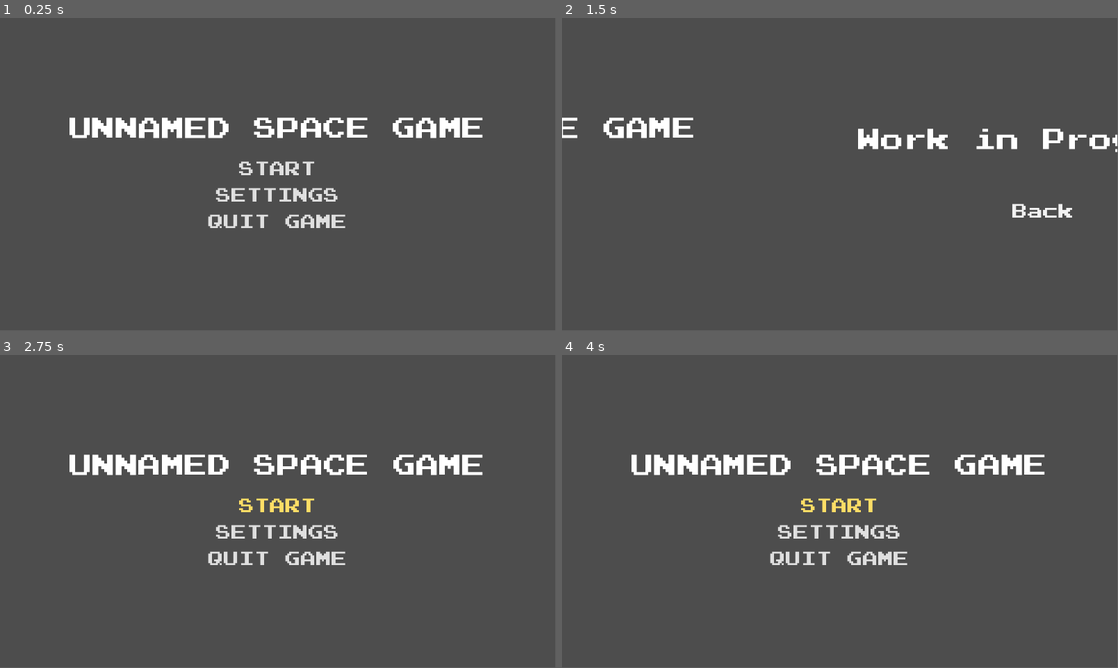
Above: before the commit, frames 1-4 (two rows, left to right).
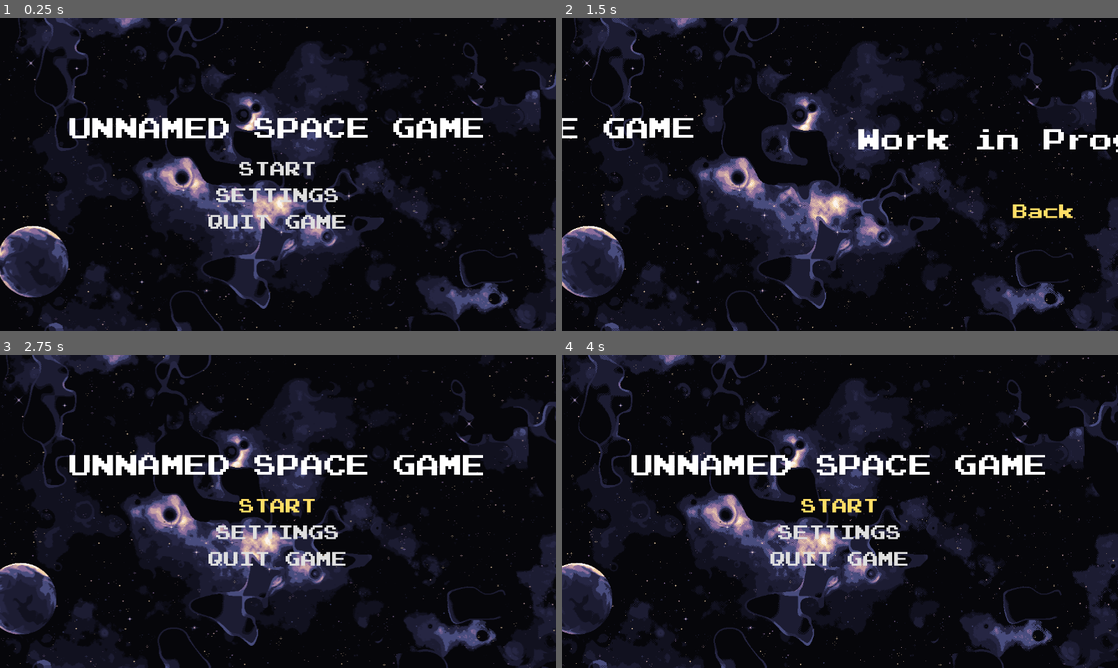
Above: after the commit, the same moments.

Repository: CS196Illinois/Group30-FA23
Game: Godot game, scene res://Scenes/menu.tscn
Two runs of this game, one before a commit and one after it. Both use one fixed random seed, a clock stepped at 60 frames per second and the inputs below.
Inputs:
- Up to frame 1 (0.25 s): no input
- Up to frame 2 (1.5 s): click "SETTINGS" at 0.5 s; click "Back" at 1.25 s
- Up to frame 3 (2.75 s): click "START" at 2 s
- Up to frame 4 (4 s): click "START" at 2.75 s; click "START" at 3.5 s
The window is 799x449 before the commit and 800x450 after it. Grey fills any space a smaller window leaves; there, only what the larger window draws over its background counts as a difference.

The runs differ from the first frame. In frame 1, 96% of the frame differs, in the area x 0-100%, y 0-100%; in frame 2, 98%; in frame 3, 96%; in frame 4, 97%.

Commit message:
Menu Updates
Yes

Diff:
--- a/Project/Scenes/blackholeAlternate.tscn
+++ b/Project/Scenes/blackholeAlternate.tscn
@@ -4,7 +4,7 @@
 [ext_resource type="Script" path="res://Scripts/rotate.gd" id="2_bvr7k"]
 [ext_resource type="Script" path="res://Scripts/deathzone.gd" id="3_v0ykc"]
 [ext_resource type="Texture2D" uid="uid://b1akhyfoi2dib" path="res://Resources/hazard.png" id="4_wh6mo"]
-[ext_resource type="Script" path="res://rotateslow.gd" id="5_s06o3"]
+[ext_resource type="Script" path="res://Scripts/rotateslow.gd" id="5_k7ros"]
 
 [sub_resource type="CircleShape2D" id="CircleShape2D_yc5as"]
 
@@ -39,6 +39,6 @@
 position = Vector2(1.33333, 0.299997)
 scale = Vector2(0.158118, 0.157849)
 texture = ExtResource("4_wh6mo")
-script = ExtResource("5_s06o3")
+script = ExtResource("5_k7ros")
 
 [connection signal="body_entered" from="field/deathzone" to="field/deathzone" method="_on_body_entered"]
--- a/Project/Scenes/menu.tscn
+++ b/Project/Scenes/menu.tscn
@@ -1,7 +1,10 @@
-[gd_scene load_steps=7 format=3 uid="uid://cgb23c7lbjt27"]
+[gd_scene load_steps=10 format=3 uid="uid://cgb23c7lbjt27"]
 
 [ext_resource type="Script" path="res://Scripts/menuroot.gd" id="1_p8w5k"]
 [ext_resource type="FontFile" uid="uid://dmfk1ewsy5bpq" path="res://Resources/PressStart2P.ttf" id="1_py7nv"]
+[ext_resource type="Script" path="res://Scripts/background.gd" id="3_fkact"]
+[ext_resource type="Texture2D" uid="uid://bfuwuxxos1u7o" path="res://Resources/menubackground.png" id="3_mmmgp"]
+[ext_resource type="AudioStream" uid="uid://bqkfvlw7vdf8c" path="res://Resources/button-124476.mp3" id="4_50l2j"]
 
 [sub_resource type="StyleBoxEmpty" id="StyleBoxEmpty_t8dlw"]
 
@@ -128,6 +131,8 @@
 
 [node name="back" type="Button" parent="menuroot/settingsmenu/center/vertical"]
 layout_mode = 2
+theme_override_colors/font_pressed_color = Color(0.701961, 0.917647, 1, 1)
+theme_override_colors/font_hover_color = Color(1, 0.870588, 0.4, 1)
 theme_override_fonts/font = ExtResource("1_py7nv")
 theme_override_font_sizes/font_size = 32
 theme_override_styles/normal = SubResource("StyleBoxEmpty_kblig")
@@ -137,6 +142,20 @@
 theme_override_styles/focus = SubResource("StyleBoxEmpty_kblig")
 text = "Back"
 
+[node name="ParallaxBackground" type="ParallaxBackground" parent="menuroot"]
+scroll_limit_end = Vector2(2304, 0)
+script = ExtResource("3_fkact")
+
+[node name="ParallaxLayer" type="ParallaxLayer" parent="menuroot/ParallaxBackground"]
+
+[node name="background" type="Sprite2D" parent="menuroot/ParallaxBackground/ParallaxLayer"]
+position = Vector2(1152, 324)
+texture = ExtResource("3_mmmgp")
+
+[node name="click" type="AudioStreamPlayer" parent="."]
+stream = ExtResource("4_50l2j")
+
+[connection signal="pressed" from="menuroot/mainmenu/center/vertical/start" to="menuroot" method="_on_start_pressed"]
 [connection signal="pressed" from="menuroot/mainmenu/center/vertical/settings" to="menuroot" method="_on_settings_pressed"]
 [connection signal="pressed" from="menuroot/mainmenu/center/vertical/exit" to="menuroot" method="_on_exit_pressed"]
 [connection signal="pressed" from="menuroot/settingsmenu/center/vertical/back" to="menuroot" method="_on_back_pressed"]
--- a/Project/Scenes/test.tscn
+++ b/Project/Scenes/test.tscn
@@ -1,10 +1,10 @@
 [gd_scene load_steps=7 format=3 uid="uid://crc2agcausw01"]
 
 [ext_resource type="Texture2D" uid="uid://j06g6a7uy5ls" path="res://Resources/guy.png" id="1_085gi"]
-[ext_resource type="Script" path="res://Scenes/RigidBody2D.gd" id="1_43372"]
 [ext_resource type="PackedScene" uid="uid://dfl6f241br40i" path="res://Scenes/blackholeAlternate.tscn" id="1_n4w71"]
+[ext_resource type="Script" path="res://Scripts/RigidBody2D.gd" id="1_od7u3"]
 [ext_resource type="PackedScene" uid="uid://dt7tfujwwv6o5" path="res://Scenes/blackhole.tscn" id="2_bq4ve"]
-[ext_resource type="Script" path="res://Scenes/blackholeAlternate.gd" id="4_xa4jp"]
+[ext_resource type="Script" path="res://Scripts/blackholeAlternate.gd" id="4_trmaf"]
 
 [sub_resource type="CircleShape2D" id="CircleShape2D_tu2e3"]
 
@@ -14,7 +14,7 @@
 position = Vector2(-74, 586)
 mass = 10.0
 can_sleep = false
-script = ExtResource("1_43372")
+script = ExtResource("1_od7u3")
 metadata/_edit_group_ = true
 
 [node name="CollisionShape2D" type="CollisionShape2D" parent="RigidBody2D"]
@@ -30,7 +30,7 @@
 scale = Vector2(5, 5)
 gravity_space_override = 3
 gravity = 80000.0
-script = ExtResource("4_xa4jp")
+script = ExtResource("4_trmaf")
 
 [node name="blackhole" parent="." instance=ExtResource("2_bq4ve")]
 position = Vector2(-293, 348)
--- /dev/null
+++ b/Project/Scripts/background.gd
@@ -0,0 +1,7 @@
+extends ParallaxBackground
+
+@export var scrolling_speed = 10
+
+
+func _process(delta):
+	scroll_offset.x -= scrolling_speed * delta
--- a/Project/Scripts/menuroot.gd
+++ b/Project/Scripts/menuroot.gd
@@ -15,6 +15,7 @@
 
 @onready var main_menu = $mainmenu
 @onready var settings_menu = $settingsmenu
+@onready var click = get_parent().get_node("click")
 
 func move_to_next_menu(next_menu_id: String):
 	var next_menu = get_menu_from_id(next_menu_id)
@@ -44,12 +45,18 @@
 
 
 func _on_exit_pressed():
+	click.play()
 	get_tree().quit()
 
 
 func _on_settings_pressed():
+	click.play()
 	move_to_next_menu("settings_menu")
 
 
 func _on_back_pressed():
+	click.play()
 	move_to_prev_menu()
+
+func _on_start_pressed():
+	click.play()
--- a/Project/project.godot
+++ b/Project/project.godot
@@ -19,3 +19,7 @@
 [debug]
 
 shapes/collision/shape_color=Color(0, 0.6, 0.701961, 0.419608)
+
+[display]
+
+window/stretch/mode="viewport"
Not shown, added: Project/Resources/button-124476.mp3.import
Binary file added: Project/Resources/menubackground.png
Not shown, added: Project/Resources/menubackground.png.import
Renamed: Project/Scenes/RigidBody2D.gd -> Project/Scripts/RigidBody2D.gd
Renamed: Project/Scenes/blackholeAlternate.gd -> Project/Scripts/blackholeAlternate.gd
Renamed: Project/rotateslow.gd -> Project/Scripts/rotateslow.gd
Not shown, added: Project/Resources/button-124476.mp3
